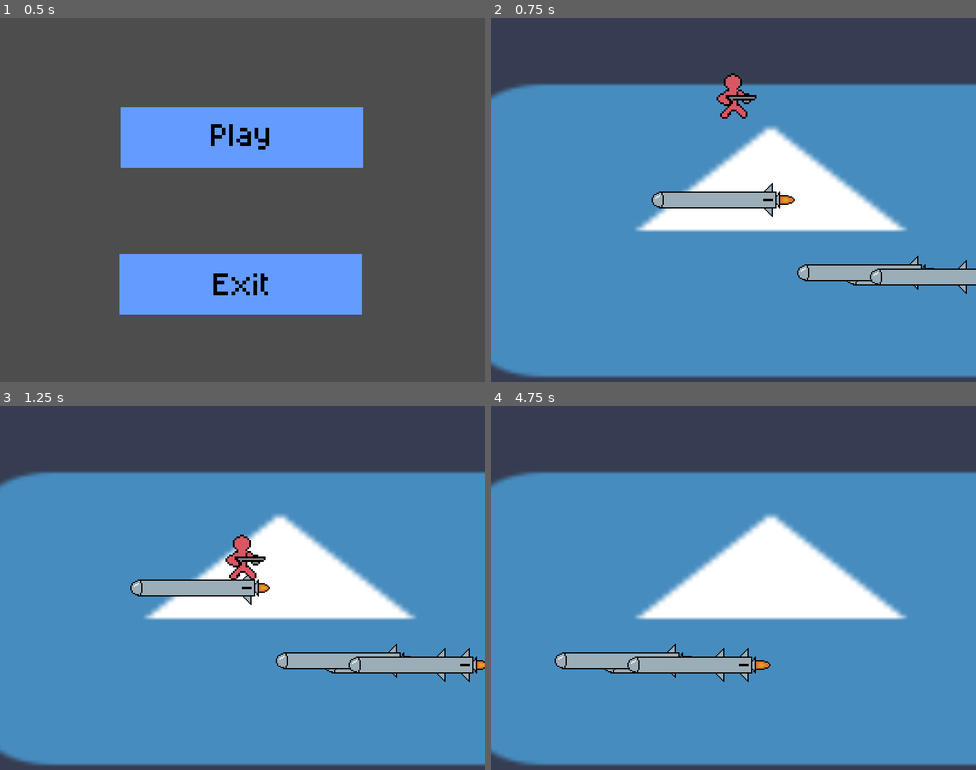
Above: before the commit, frames 1-4 (two rows, left to right).
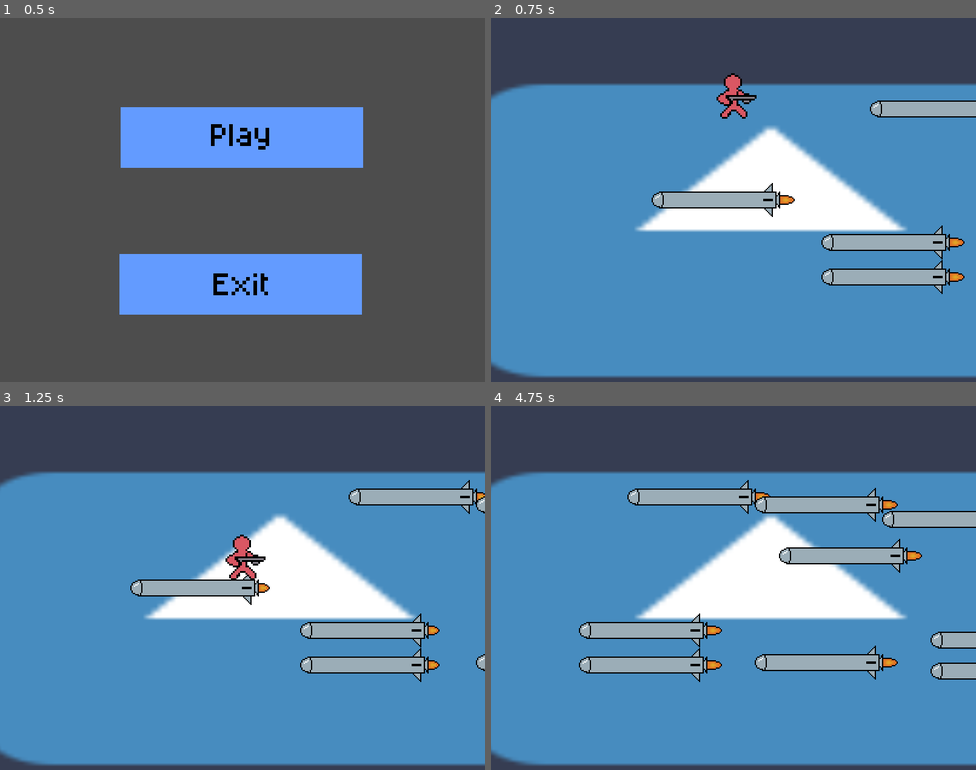
Above: after the commit, the same moments.

Repository: terminator0521/air-jumper
Game: Godot game, scene res://scenes/start_menu.tscn
Same seed, same stepped clock (60 frames per second), same inputs: the game is played once before the commit and once after it. The engine's default icon, where the game draws it, is replaced by a stand-in: a white triangle on a blue panel in a dark square.
Inputs (mouse positions are in pixels of both pictures, inside the frame that each line leads up to):
- Up to frame 1 (0.5 s): no input
- Up to frame 2 (0.75 s): click (733, 138) at 0.5 s
- Up to frame 3 (1.25 s): no input
- Up to frame 4 (4.75 s): hold Right 1.28-2.03 s; tap Z (jump) at 1.52, 2.27, 3.77, 4.52 s; hold Down (down) 2.03-2.78 s; hold Right 2.78-4.28 s; hold Left from 4.28 s (still down)

Frame 1 is identical in both runs. In frame 2, 3.4% of the frame differs, in the area x 63-100%, y 22-76%; in frame 3, 4.0%; in frame 4, 9.6%, in the area x 13-100%, y 20-76%.

Commit message:
implement spawning more rockets in waves

Diff:
--- a/scripts/platform_mgr.gd
+++ b/scripts/platform_mgr.gd
@@ -3,6 +3,7 @@
 @export var _start_despawn_time: float = 3
 var _despawn_timer: float = 0
 
+const h_platform_offset = 250
 var _start_platform
 const _ROCKET_SCENE = preload("res://objects/rocket_template.tscn")
 const _start_x = 400
@@ -24,7 +25,8 @@
 	_start_x - 160,
 	_start_x - 120,
 	_start_x - 40,
-	_start_x - 80
+	_start_x - 80,
+	_start_x
 ]
 var _rockets: Array[Node2D]
 # Called when the node enters the scene tree for the first time.
@@ -35,11 +37,16 @@
 		# Add the scene
 	add_child(_start_platform)
 
-	for i in range(3):
+	# all rockets
+	for i in range(9):
 		var platforms = _ROCKET_SCENE.instantiate()
 		platforms.set_id(i)
 		add_child(platforms)
 		_reset_rocket(i)
+
+	for i in range(3): # waves of rockets
+		for j in range(3 * i, 3 * i + 3): # rockets per wave
+			Game.rocket_reset.emit(j, Vector2(_SPAWN_POS_X.pick_random() + (h_platform_offset * i), _SPAWN_POS_Y[j]))
 
 # Called every frame. 'delta' is the elapsed time since the previous frame.
 func _process(delta: float) -> void:
@@ -57,7 +64,9 @@
 
 
 func _reset_rocket(id) -> void:
-	var new_pos = Vector2(_SPAWN_POS_X.pick_random(), _SPAWN_POS_Y.pick_random())
+
+	var new_y
+	var new_pos = Vector2(_SPAWN_POS_X.pick_random(), _SPAWN_POS_Y[id])
 
 	Game.rocket_reset.emit(id, new_pos)
 	pass
